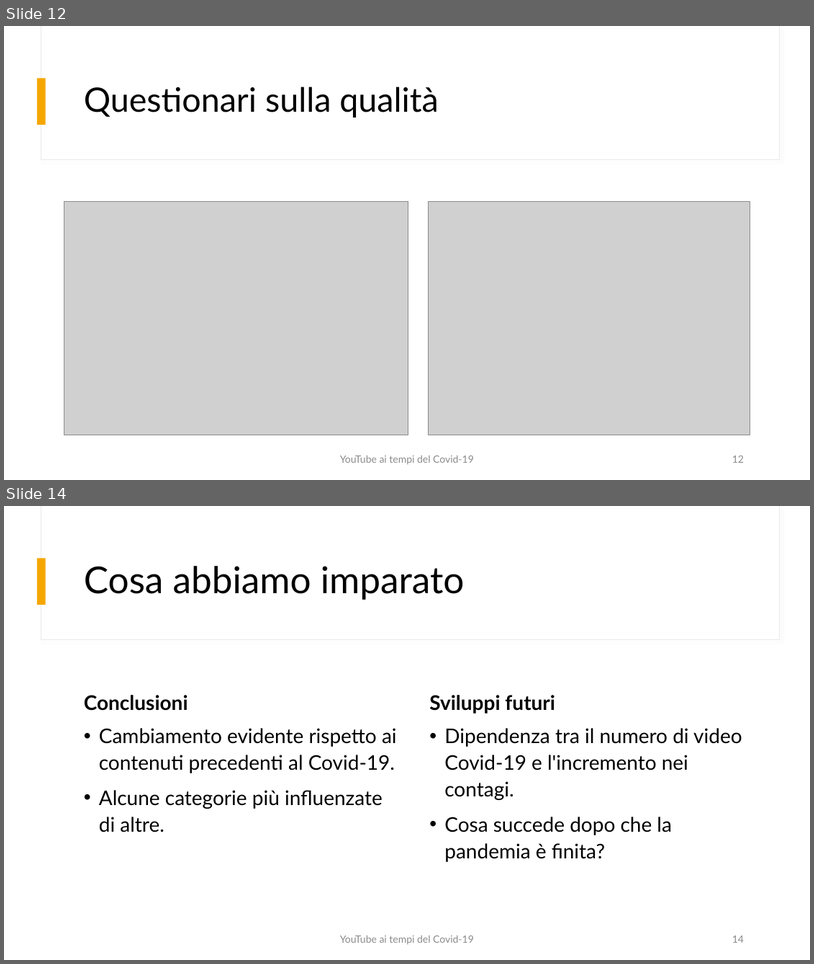
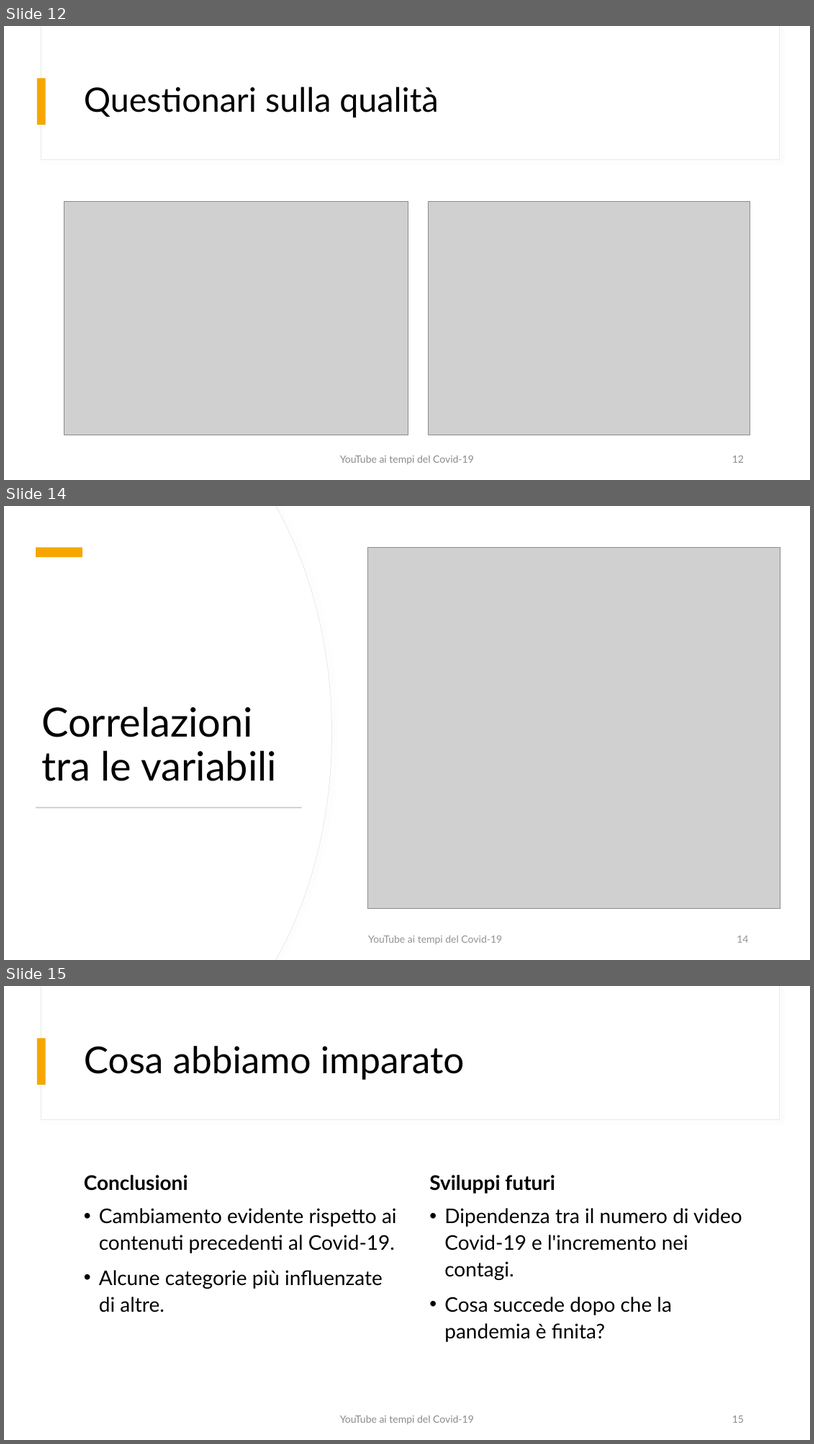
Before and after one commit to fedelux3/Youtube_trending_analysis, a slide deck: presentazione/presentazione.pptx. Shown one above the other, each under a label of ours: slides 12 and 14 before the commit, slides 12, 14 and 15 after it; the slides between them are not shown. The pictures are 814x964 and 814x1444 pixels, drawn with LibreOffice and Linux fonts; fonts in the diff are those of the drawing; grey boxes stand for pictures. Boxes give left, top, right and bottom in pixels: in the first picture for what was removed or moved away, otherwise in the second. Text is boxed around its words. In the diff, an @@ line names an element or a change of style, - is before the commit and + after.

```diff
--- a/presentazione/presentazione.pptx
+++ b/presentazione/presentazione.pptx
@@ slide 14 added at box(4, 506, 810, 960), background #FFFFFF; not listed: 2 template elements that a slide beside it also shows @@
@@ rectangle added at box(4, 506, 810, 960), fill #FFFFFF @@
@@ freeform shape added at box(4, 506, 332, 960), fill #FFFFFF, outline #E9E9E9 0.75 pt @@
@@ freeform shape added at box(4, 506, 332, 960), fill #FFFFFF @@
@@ rectangle added at box(36, 548, 82, 557), fill #F5A700 @@
@@ picture added at box(368, 547, 781, 908) @@
@@ title added at box(41, 706, 277, 781), 48 pt, text #000000 @@
+Correlazioni tra le variabili
@@ rectangle added at box(36, 807, 302, 808), fill #C9C9C9 @@
@@ text added at box(368, 935, 502, 944), 12 pt, text #929292 @@
+YouTube ai tempi del Covid-19
@@ page number added at box(737, 935, 748, 942), 12 pt, text #929292 @@
+14
@@ what was slide 14 is now slide 15 @@
@@ page number at box(733, 1415, 744, 1422): text changed @@
-14
+15
```
Also in this commit, not shown: 1 slide changed, 1 other file.
